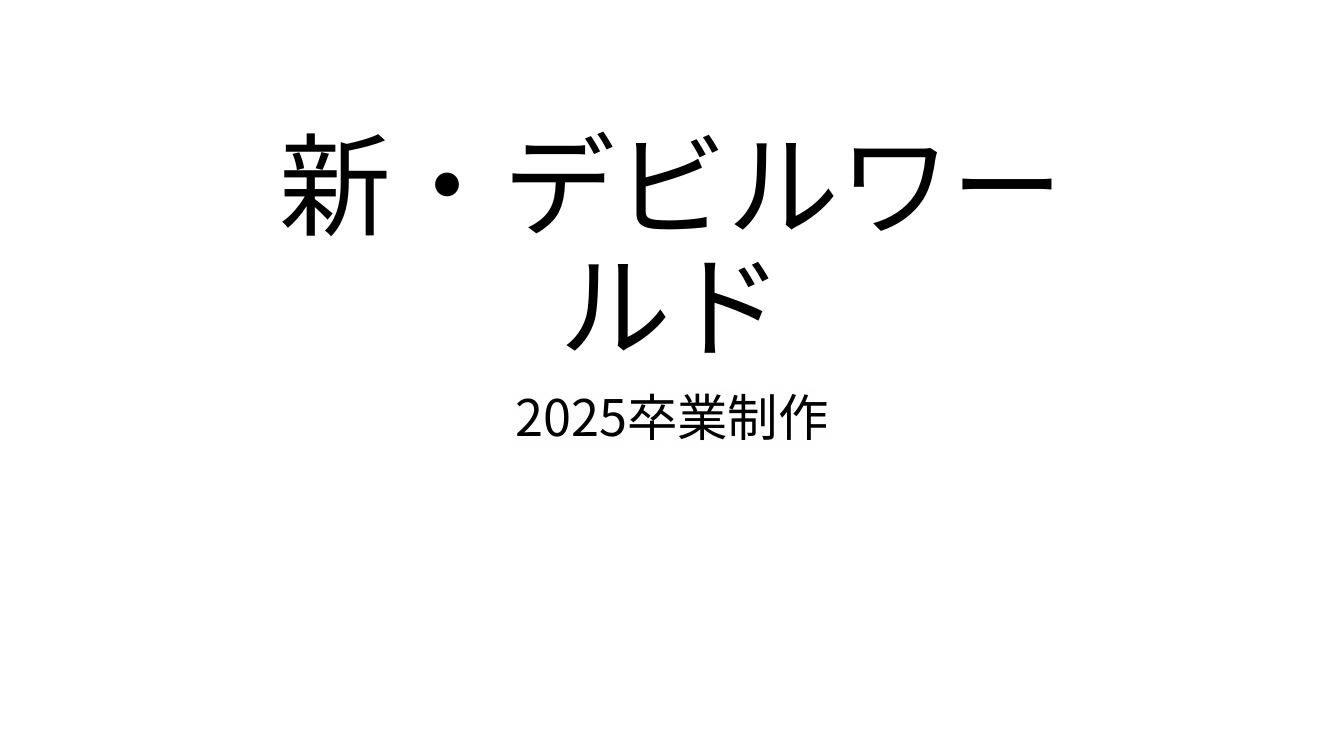
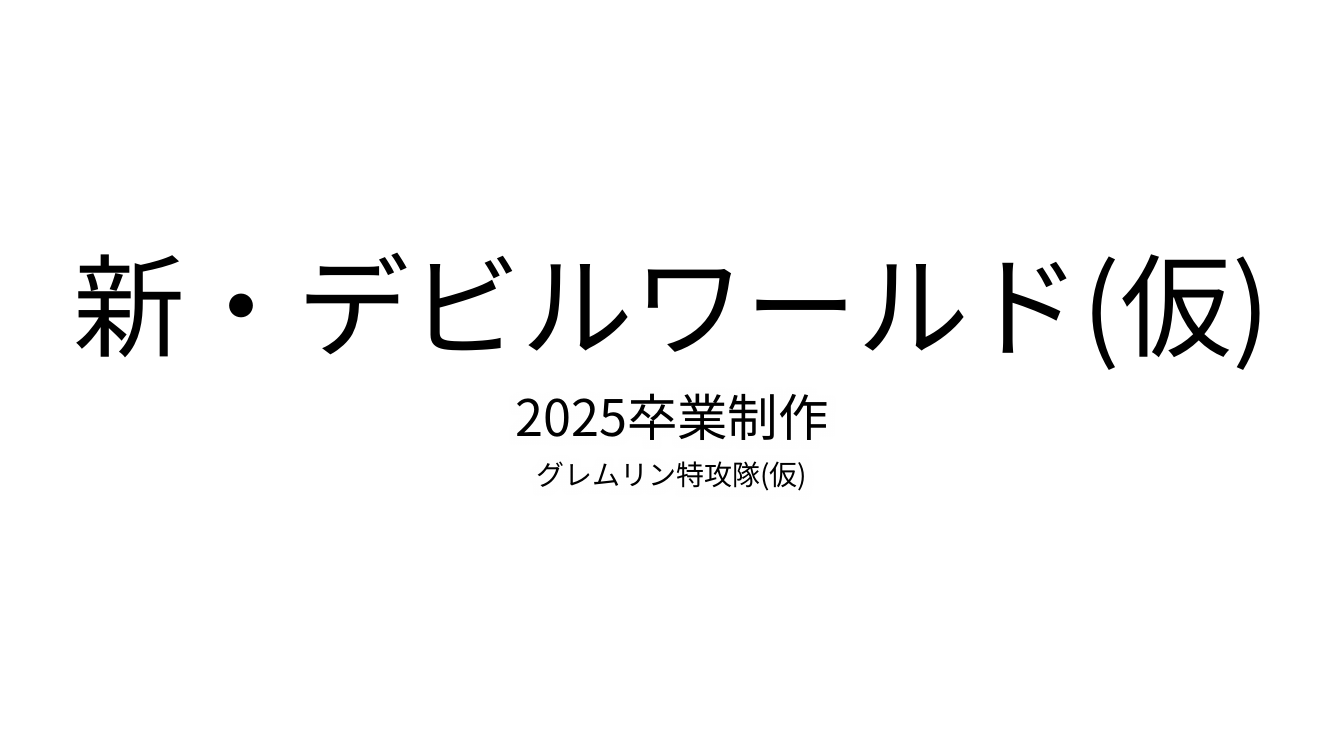
Before and after one commit to TomoyaKanazaki/Graduation, a slide deck: slide 1 of 99_pranning/00_本企画.pptx. Drawn at 1344x756 pixels with LibreOffice and Linux fonts; fonts in the diff are those of the drawing; background and template pictures are left out. Boxes give left, top, right and bottom in pixels: in the first picture for what was removed or moved away, otherwise in the second. Text is boxed around its words. In the diff, an @@ line names an element or a change of style, - is before the commit and + after.

```diff
--- a/99_pranning/00_本企画.pptx
+++ b/99_pranning/00_本企画.pptx
@@ title at <box>74,253,1270,370</box>: text changed @@
-新・デビルワールド
+新・デビルワールド(仮)
@@ subtitle at <box>537,461,808,491</box>: paragraph added @@
+グレムリン特攻隊(仮)
```
Also in this commit, not shown: 1 other slide changed, 1 slide added.
